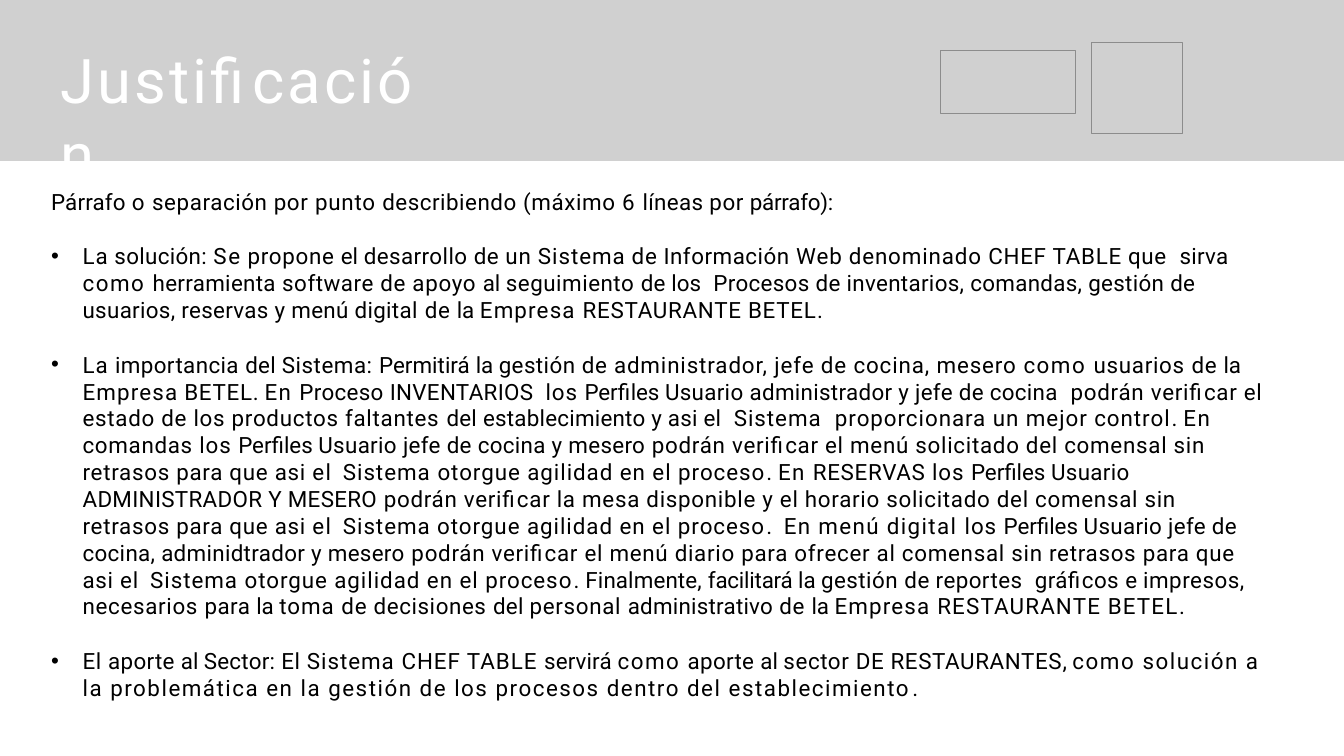
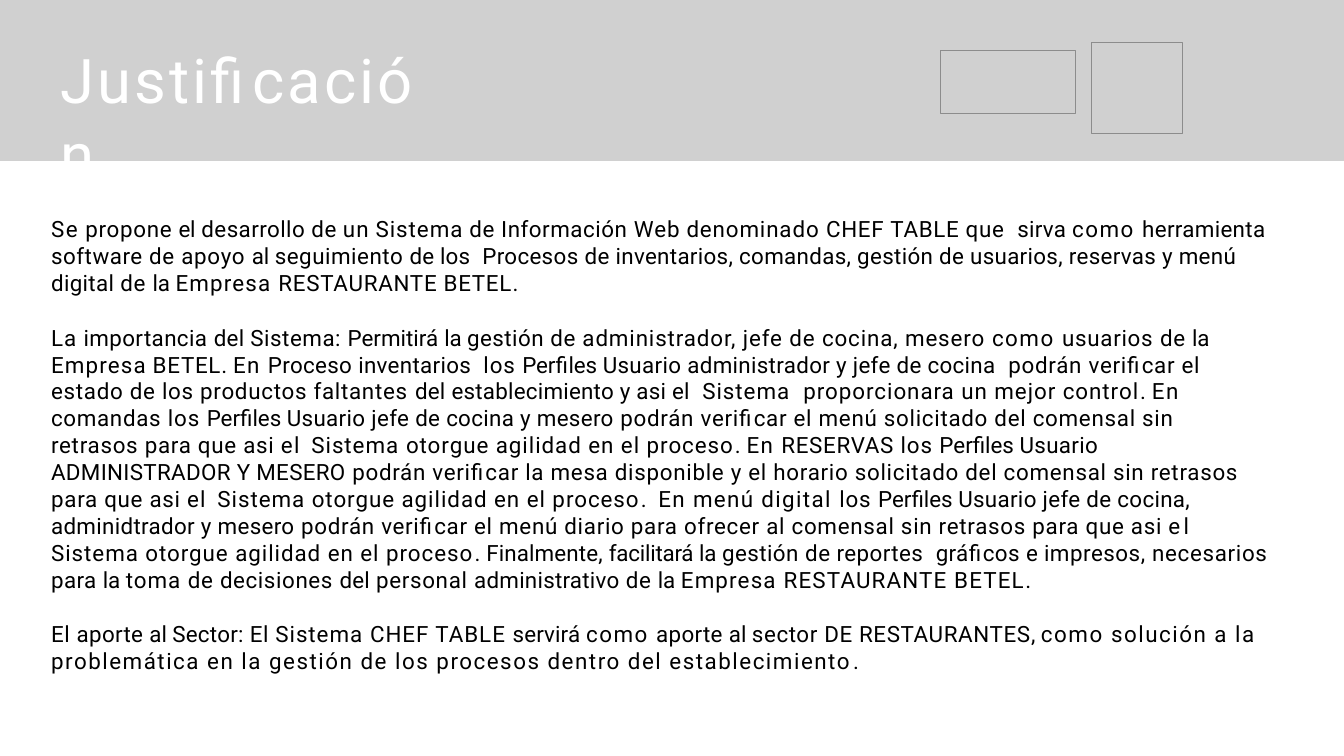
Before and after one commit to luckhazzard03/ADSO_N_2617510_G2R, a slide deck: slide 7 of trim_2/1_gestion_proyecto/2_levantamiento_informacion/DiapositivasPresentaciónproyecto.pptx. Drawn at 1344x756 pixels with LibreOffice and Linux fonts; fonts in the diff are those of the drawing; grey boxes stand for pictures. Boxes give left, top, right and bottom in pixels: in the first picture for what was removed or moved away, otherwise in the second. Text is boxed around its words. In the diff, an @@ line names an element or a change of style, - is before the commit and + after.

```diff
--- a/trim_2/1_gestion_proyecto/2_levantamiento_informacion/DiapositivasPresentaciónproyecto.pptx
+++ b/trim_2/1_gestion_proyecto/2_levantamiento_informacion/DiapositivasPresentaciónproyecto.pptx
@@ text at <box>51,220,1267,593</box>: text changed @@
-Párrafo o separación por punto describiendo (máximo 6 líneas por párrafo):
-• La solución: Se propone el desarrollo de un Sistema de Información Web denominado CHEF TABLE que sirva como herramienta software de apoyo al seguimiento de los Procesos de inventarios, comandas, gestión de usuarios, reservas y menú digital de la Empresa RESTAURANTE BETEL.
-• La importancia del Sistema: Permitirá la gestión de administrador, jefe de cocina, mesero como usuarios de la Empresa BETEL. En Proceso INVENTARIOS los Perfiles Usuario administrador y jefe de cocina podrán verificar el estado de los productos faltantes del establecimiento y asi el Sistema proporcionara un mejor control. En comandas los Perfiles Usuario jefe de cocina y mesero podrán verificar el menú solicitado del comensal sin retrasos para que asi el Sistema otorgue agilidad en el proceso. En RESERVAS los Perfiles Usuario ADMINISTRADOR Y MESERO podrán verificar la mesa disponible y el horario solicitado del comensal sin retrasos para que asi el Sistema otorgue agilidad en el proceso. En menú digital los Perfiles Usuario jefe de cocina, adminidtrador y mesero podrán verificar el menú diario para ofrecer al comensal sin retrasos para que asi el Sistema otorgue agilidad en el proceso. Finalmente, facilitará la gestión de reportes gráficos e impresos, necesarios para la toma de decisiones del personal administrativo de la Empresa RESTAURANTE BETEL.
+Se propone el desarrollo de un Sistema de Información Web denominado CHEF TABLE que sirva como herramienta software de apoyo al seguimiento de los Procesos de inventarios, comandas, gestión de usuarios, reservas y menú digital de la Empresa RESTAURANTE BETEL.
+La importancia del Sistema: Permitirá la gestión de administrador, jefe de cocina, mesero como usuarios de la Empresa BETEL. En Proceso inventarios los Perfiles Usuario administrador y jefe de cocina podrán verificar el estado de los productos faltantes del establecimiento y asi el Sistema proporcionara un mejor control. En comandas los Perfiles Usuario jefe de cocina y mesero podrán verificar el menú solicitado del comensal sin retrasos para que asi el Sistema otorgue agilidad en el proceso. En RESERVAS los Perfiles Usuario ADMINISTRADOR Y MESERO podrán verificar la mesa disponible y el horario solicitado del comensal sin retrasos para que asi el Sistema otorgue agilidad en el proceso. En menú digital los Perfiles Usuario jefe de cocina, adminidtrador y mesero podrán verificar el menú diario para ofrecer al comensal sin retrasos para que asi el Sistema otorgue agilidad en el proceso. Finalmente, facilitará la gestión de reportes gráficos e impresos, necesarios para la toma de decisiones del personal administrativo de la Empresa RESTAURANTE BETEL.
@@ text at <box>51,625,1254,674</box>: bullet • to none @@
```
Also in this commit, not shown: 4 other slides changed, 1 slide added, 1 slide removed, 14 other files.
